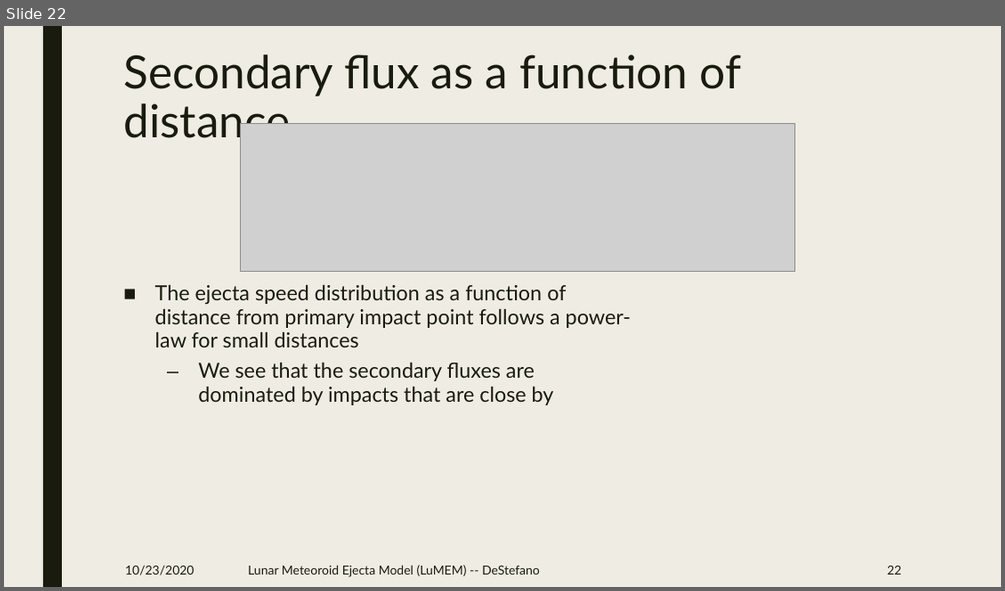
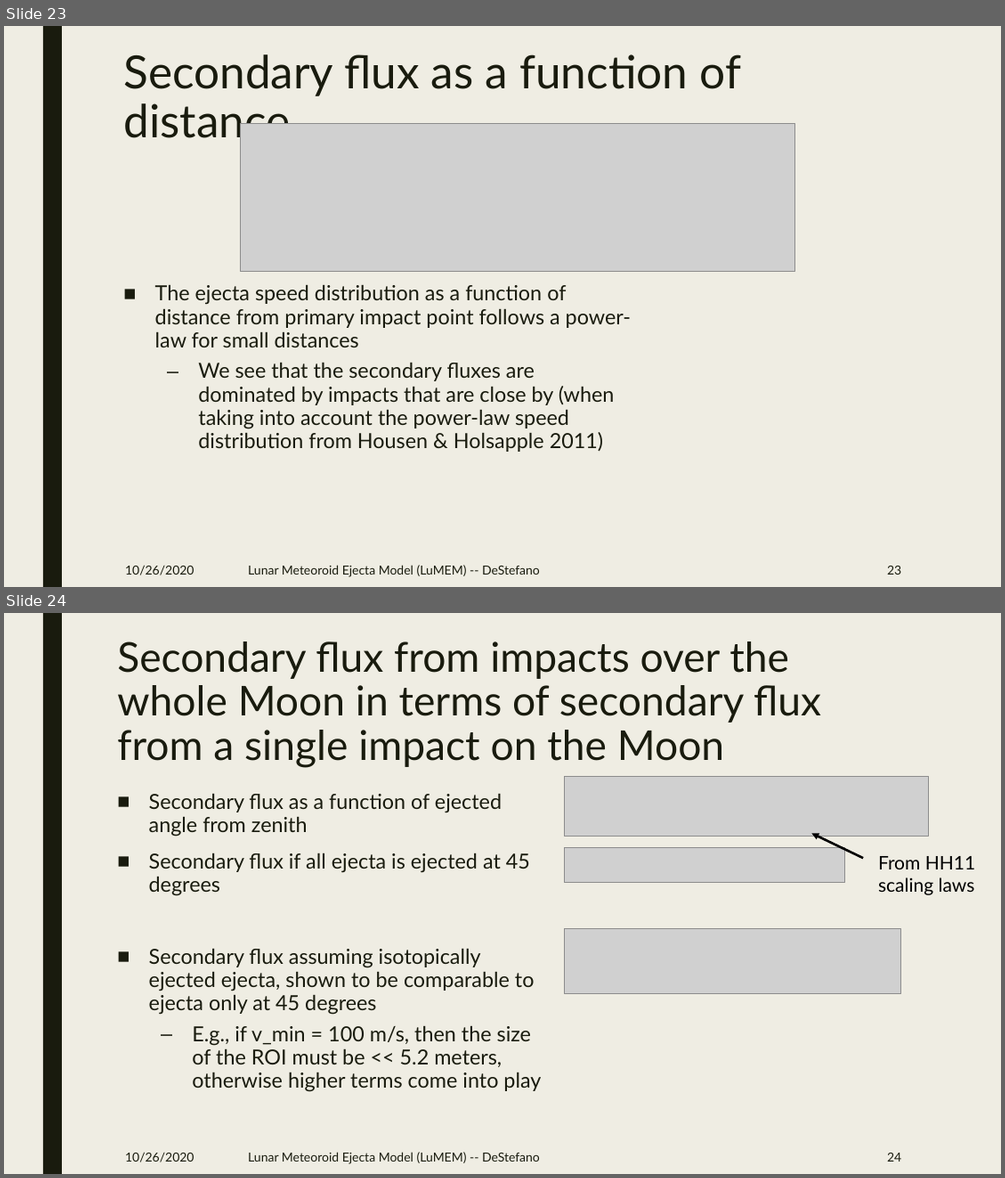
Before and after one commit to pmbremner/LunarEjecta, a slide deck: Presentation/Lunar_Secondary_Ejecta_Model.pptx. Shown one above the other, each under a label of ours: slide 22 before the commit, slides 23 and 24 after it. The pictures are 1005x591 and 1005x1178 pixels, drawn with LibreOffice and Linux fonts; fonts in the diff are those of the drawing; grey boxes stand for pictures. Boxes give left, top, right and bottom in pixels: in the first picture for what was removed or moved away, otherwise in the second. Text is boxed around its words. In the diff, an @@ line names an element or a change of style, - is before the commit and + after.

```diff
--- a/Presentation/Lunar_Secondary_Ejecta_Model.pptx
+++ b/Presentation/Lunar_Secondary_Ejecta_Model.pptx
@@ slide 24 added at [4, 613, 1001, 1174], background #EFEDE3; not listed: 1 template element that a slide beside it also shows @@
@@ title added at [117, 641, 821, 767], 39.6 pt, text #191B0E @@
+Secondary flux from impacts over the whole Moon in terms of secondary flux from a single impact on the Moon
@@ text added at [149, 793, 541, 1092], 20 pt, text #191B0E @@
+■ Secondary flux as a function of ejected angle from zenith
+■ Secondary flux if all ejecta is ejected at 45 degrees
+■ Secondary flux assuming isotopically ejected ejecta, shown to be comparable to ejecta only at 45 degrees
+  – E.g., if v_min = 100 m/s, then the size of the ROI must be << 5.2 meters, otherwise higher terms come into play
@@ picture added at [564, 777, 929, 835] @@
@@ picture added at [564, 847, 844, 882] @@
@@ arrow added from (863, 859) to (811, 834), #000000 2.25 pt @@
@@ text added at [878, 856, 975, 895], 18 pt, text #000000 @@
+From HH11 scaling laws
@@ picture added at [564, 929, 900, 993] @@
@@ text added at [125, 1151, 194, 1162], 12 pt, text #191B0E @@
+10/26/2020
@@ text added at [248, 1151, 540, 1164], 12 pt, text #191B0E @@
+Lunar Meteoroid Ejecta Model (LuMEM) -- DeStefano
@@ page number added at [887, 1152, 901, 1161], 12 pt, text #191B0E @@
+24
@@ what was slide 22 is now slide 23 @@
@@ slide 23 changed as well @@
@@ text at [198, 362, 615, 451]: text changed @@
-  – We see that the secondary fluxes are dominated by impacts that are close by
+  – We see that the secondary fluxes are dominated by impacts that are close by (when taking into account the power-law speed distribution from Housen & Holsapple 2011)
@@ text at [125, 564, 194, 575]: text changed @@
-10/23/2020
+10/26/2020
@@ page number at [887, 565, 901, 574]: text changed @@
-22
+23
```
Also in this commit, not shown: 22 other slides changed, 1 other slide added, 1 other file.
